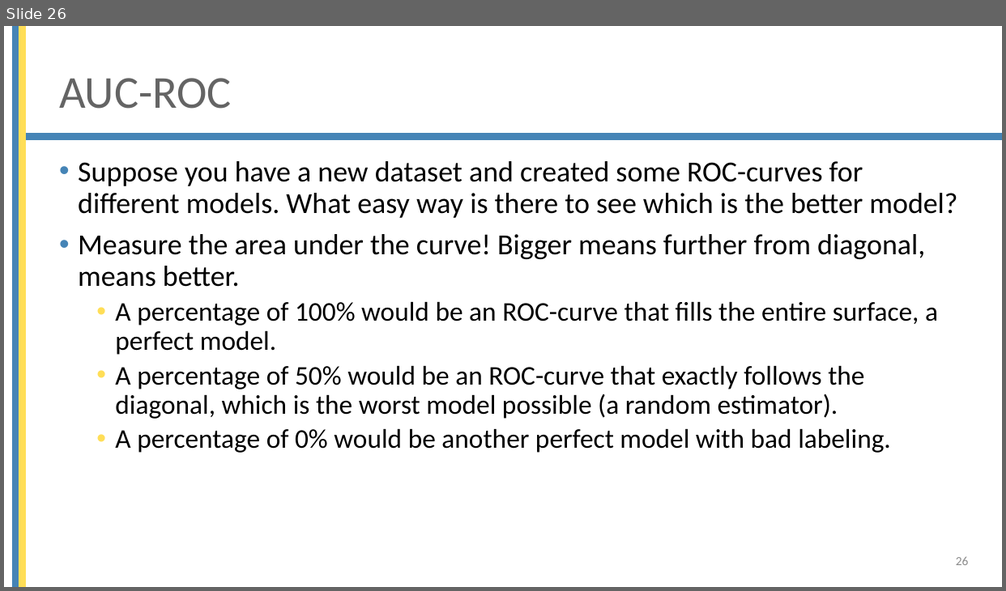
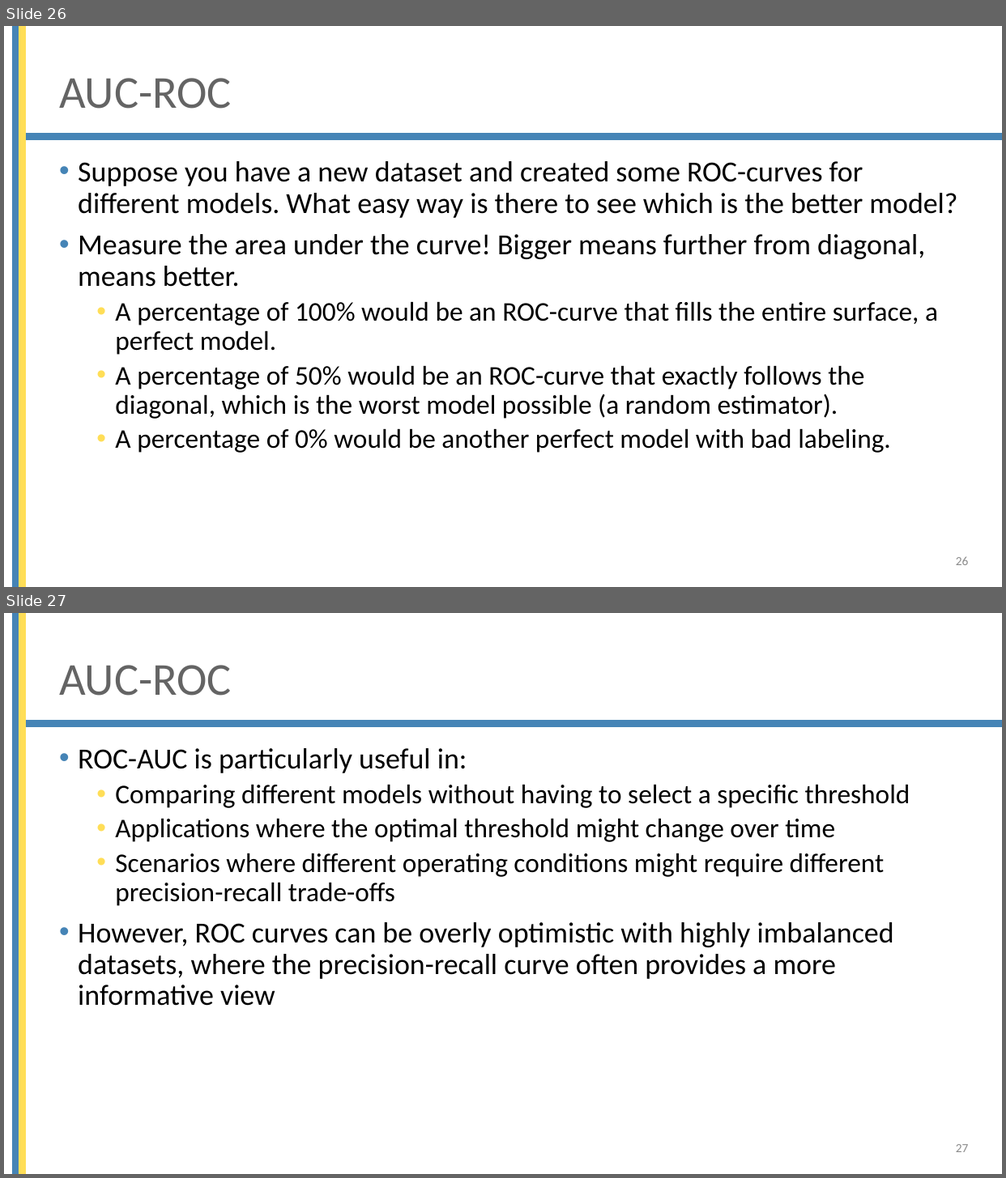
Before and after one commit to mjochen/Cello_AI, a slide deck: ppts/5 - Model quality.pptx. Shown one above the other, each under a label of ours: slide 26 before the commit, slides 26 and 27 after it. The pictures are 1006x591 and 1006x1178 pixels, drawn with LibreOffice and Linux fonts; fonts in the diff are those of the drawing; background and template pictures are left out. Boxes give left, top, right and bottom in pixels: in the first picture for what was removed or moved away, otherwise in the second. Text is boxed around its words. In the diff, an @@ line names an element or a change of style, - is before the commit and + after.

```diff
--- a/ppts/5 - Model quality.pptx
+++ b/ppts/5 - Model quality.pptx
@@ slide 27 added at <box>4,613,1002,1174</box>, background #FFFFFF; not listed: 3 template elements that a slide beside it also shows @@
@@ title added at <box>59,665,232,696</box>, 44 pt, text #646464 @@
+AUC-ROC
@@ text added at <box>78,748,910,1006</box>, 26 pt, text #000000 @@
+• ROC-AUC is particularly useful in:
+  • Comparing different models without having to select a specific threshold
+  • Applications where the optimal threshold might change over time
+  • Scenarios where different operating conditions might require different precision-recall trade-offs
+• However, ROC curves can be overly optimistic with highly imbalanced datasets, where the precision-recall curve often provides a more informative view
@@ page number added at <box>956,1144,969,1152</box>, 12 pt, text #8C8C8C @@
+27
```
Also in this commit, not shown: 2 slides changed, 1 other slide added, 37 other files.
